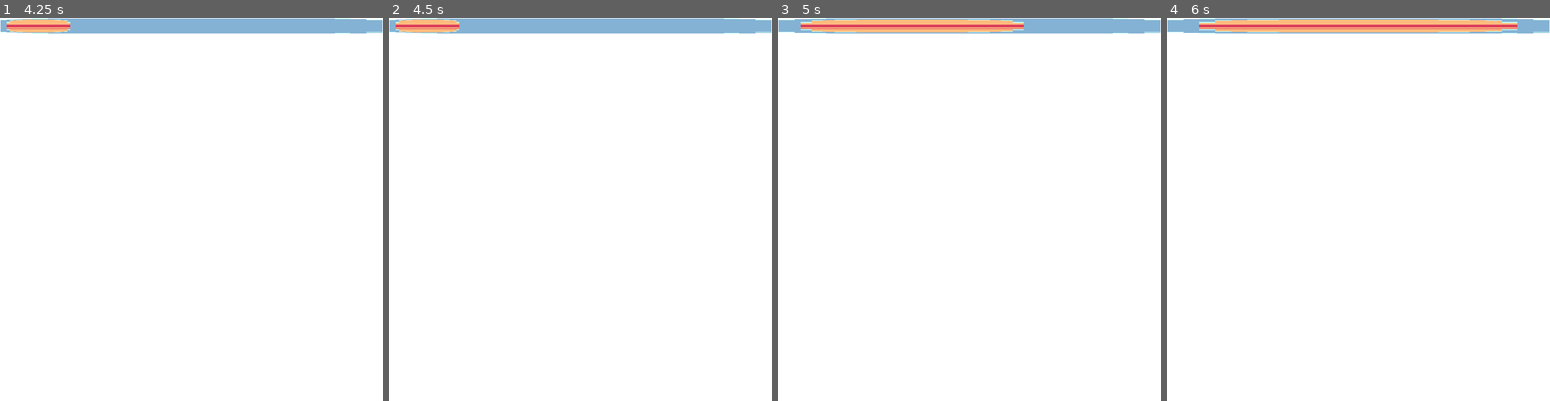
Above: before the commit, frames 1-4 (left to right).
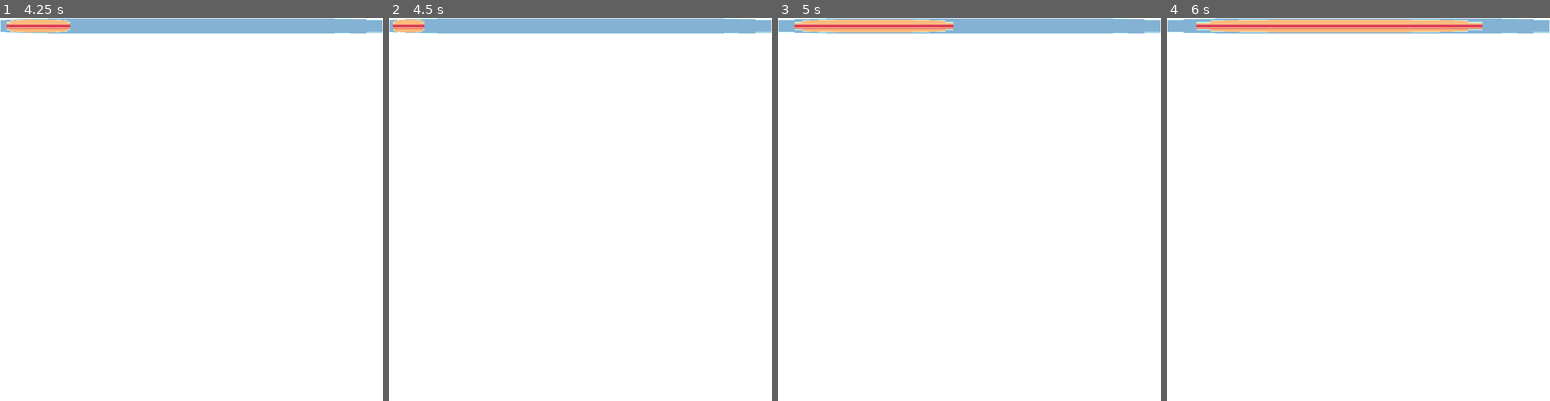
Above: after the commit, the same moments.

Repository: vitor9090/The-cube
Game: Godot game, scene res://scenes/sc_main.tscn
The game is run twice, just before and just after one commit, with the same random seed, the same clock (stepped at 60 frames per second) and the same inputs.
Inputs (mouse positions are in pixels of both pictures, inside the frame that each line leads up to):
- Up to frame 1 (4.25 s): tap Enter at 0.5, 2 s; move the mouse to (210, 209) at 0.52 s; hold Right (player_move_right) 0.53-1.28 s; hold Z (player_action_shoot) 0.53-1.28 s; tap Space (player_action_jump) at 0.77, 1.25, 1.52, 2.75, 3.02, 3.77 s; move the mouse to (172, 209) at 1.27 s; hold Down (player_move_backwards) 1.28-2.03 s; tap Ctrl (player_action_crouch) at 1.35 s; tap Z (player_action_shoot) at 1.55, 3.05, 3.8 s; move the mouse to (199, 201) at 2.02 s; hold Z (player_action_shoot) 2.03-2.78 s; hold Right (player_move_right) 2.03-3.53 s; move the mouse to (187, 217) at 2.77 s; tap Up (player_move_foward) at 2.85 s; move the mouse to (222, 213) at 3.52 s; hold Left (player_move_left) from 3.53 s (still down); hold E from 3.53 s (still down)
- Up to frame 2 (4.5 s): keep holding Left (player_move_left); move the mouse to (549, 205) at 4.27 s; release E at 4.28 s; tap B at 4.35 s
- Up to frame 3 (5 s): keep holding Left (player_move_left); tap Space (player_action_jump) at 4.52 s; tap Z (player_action_shoot) at 4.55 s
- Up to frame 4 (6 s): move the mouse to (1362, 209) at 5.02 s; release Left (player_move_left) at 5.03 s; hold Down (player_move_backwards) 5.03-5.78 s; hold R 5.03-5.78 s; tap Z (player_action_shoot) at 5.3 s; move the mouse to (1343, 201) at 5.77 s; hold Right (player_move_right) from 5.78 s (still down); tap L at 5.85 s

Frame 1 is identical in both runs. In frame 2, 0.3% of the frame differs, in the area x 1-19%, y 0-4%; in frame 3, 0.7%, in the area x 4-65%, y 0-4%; in frame 4, 0.4%.

Commit message:
many changes

Diff:
--- a/project.godot
+++ b/project.godot
@@ -60,21 +60,25 @@
 player_move_foward={
 "deadzone": 0.5,
 "events": [Object(InputEventKey,"resource_local_to_scene":false,"resource_name":"","device":0,"window_id":0,"alt_pressed":false,"shift_pressed":false,"ctrl_pressed":false,"meta_pressed":false,"pressed":false,"keycode":4194320,"physical_keycode":0,"unicode":0,"echo":false,"script":null)
+, Object(InputEventJoypadMotion,"resource_local_to_scene":false,"resource_name":"","device":-1,"axis":1,"axis_value":-1.0,"script":null)
 ]
 }
 player_move_backwards={
 "deadzone": 0.5,
 "events": [Object(InputEventKey,"resource_local_to_scene":false,"resource_name":"","device":0,"window_id":0,"alt_pressed":false,"shift_pressed":false,"ctrl_pressed":false,"meta_pressed":false,"pressed":false,"keycode":4194322,"physical_keycode":0,"unicode":0,"echo":false,"script":null)
+, Object(InputEventJoypadMotion,"resource_local_to_scene":false,"resource_name":"","device":-1,"axis":1,"axis_value":1.0,"script":null)
 ]
 }
 player_move_right={
 "deadzone": 0.5,
 "events": [Object(InputEventKey,"resource_local_to_scene":false,"resource_name":"","device":0,"window_id":0,"alt_pressed":false,"shift_pressed":false,"ctrl_pressed":false,"meta_pressed":false,"pressed":false,"keycode":0,"physical_keycode":4194321,"unicode":0,"echo":false,"script":null)
+, Object(InputEventJoypadMotion,"resource_local_to_scene":false,"resource_name":"","device":-1,"axis":0,"axis_value":1.0,"script":null)
 ]
 }
 player_move_left={
 "deadzone": 0.5,
 "events": [Object(InputEventKey,"resource_local_to_scene":false,"resource_name":"","device":0,"window_id":0,"alt_pressed":false,"shift_pressed":false,"ctrl_pressed":false,"meta_pressed":false,"pressed":false,"keycode":0,"physical_keycode":4194319,"unicode":0,"echo":false,"script":null)
+, Object(InputEventJoypadMotion,"resource_local_to_scene":false,"resource_name":"","device":-1,"axis":0,"axis_value":-1.0,"script":null)
 ]
 }
 player_action_jump={
@@ -105,8 +109,19 @@
 player_action_shoot={
 "deadzone": 0.5,
 "events": [Object(InputEventKey,"resource_local_to_scene":false,"resource_name":"","device":0,"window_id":0,"alt_pressed":false,"shift_pressed":false,"ctrl_pressed":false,"meta_pressed":false,"pressed":false,"keycode":0,"physical_keycode":90,"unicode":0,"echo":false,"script":null)
+, Object(InputEventJoypadButton,"resource_local_to_scene":false,"resource_name":"","device":-1,"button_index":0,"pressure":0.0,"pressed":false,"script":null)
 ]
 }
+
+[layer_names]
+
+3d_physics/layer_1="Player"
+3d_physics/layer_2="Boss"
+3d_physics/layer_3="Bullets_Enemy"
+3d_physics/layer_4="Bullets_Friendly"
+3d_physics/layer_5="Misc"
+3d_physics/layer_6="Missiles"
+3d_physics/layer_7="Tr"
 
 [rendering]
 
--- a/scenes/nodes/Particles/sc_ExplosionLine.tscn
+++ b/scenes/nodes/Particles/sc_ExplosionLine.tscn
@@ -7,6 +7,7 @@
 transparency = 1
 shading_mode = 0
 albedo_texture = ExtResource("1_buv57")
+texture_filter = 0
 billboard_mode = 3
 particles_anim_h_frames = 1
 particles_anim_v_frames = 1
@@ -17,7 +18,7 @@
 orientation = 2
 
 [sub_resource type="Curve" id="Curve_in8uo"]
-_data = [Vector2(0, 0), 0.0, 29.6376, 0, 0, Vector2(0.127787, 0), -45.7831, 0.0, 0, 0]
+_data = [Vector2(0, 0.0236214), 0.0, 110.945, 0, 0, Vector2(0.0677528, 0), -51.414, 0.0, 0, 0]
 point_count = 2
 
 [node name="ExplosionLine" type="CPUParticles3D"]
@@ -31,6 +32,6 @@
 emission_points = PackedVector3Array(0, 0, 0, -0.5, 0, 0, -1, 0, 0, -1.5, 0, 0, -2, 0, 0, -2.5, 0, 0, -3, 0, 0, -3.5, 0, 0, -4, 0, 0, -4.5, 0, 0, -5, 0, 0)
 gravity = Vector3(0, 0, 0)
 angle_max = 180.0
-scale_amount_min = 0.5
-scale_amount_max = 0.5
+scale_amount_min = 0.4
+scale_amount_max = 0.7
 scale_amount_curve = SubResource("Curve_in8uo")
--- a/scenes/nodes/Particles/sc_ExplosionParticles.tscn
+++ b/scenes/nodes/Particles/sc_ExplosionParticles.tscn
@@ -3,12 +3,13 @@
 [ext_resource type="Texture2D" uid="uid://cy6b64h1f5bsg" path="res://data/sprites/sp_explosion.png" id="1_xw4nn"]
 
 [sub_resource type="StandardMaterial3D" id="StandardMaterial3D_d1wki"]
-render_priority = 9
+render_priority = 11
 transparency = 1
 depth_draw_mode = 1
 no_depth_test = true
 shading_mode = 0
 albedo_texture = ExtResource("1_xw4nn")
+texture_filter = 0
 billboard_mode = 3
 particles_anim_h_frames = 1
 particles_anim_v_frames = 1
@@ -32,4 +33,6 @@
 emission_sphere_radius = 1.0
 gravity = Vector3(0, 0, 0)
 angle_max = 180.0
+scale_amount_min = 0.5
+scale_amount_max = 0.7
 scale_amount_curve = SubResource("Curve_yb4b3")
--- a/scenes/nodes/Particles/sc_Smoke.tscn
+++ b/scenes/nodes/Particles/sc_Smoke.tscn
@@ -25,7 +25,7 @@
 
 [node name="Smoke" type="CPUParticles3D"]
 emitting = false
-amount = 4
+amount = 1
 one_shot = true
 explosiveness = 1.0
 mesh = SubResource("PlaneMesh_rcj6t")
--- /dev/null
+++ b/scenes/nodes/Sounds/sc_Explosion.tscn
@@ -0,0 +1,7 @@
+[gd_scene load_steps=2 format=3 uid="uid://clvl7q1jhar0i"]
+
+[ext_resource type="AudioStream" uid="uid://k0ktpqmays8b" path="res://data/sounds/explosion_hit_01.wav" id="1_uao10"]
+
+[node name="ExplosionSFX" type="AudioStreamPlayer"]
+stream = ExtResource("1_uao10")
+pitch_scale = 0.8
--- a/scenes/nodes/sc_Bullet.tscn
+++ b/scenes/nodes/sc_Bullet.tscn
@@ -47,5 +47,7 @@
 scale_amount_curve = SubResource("Curve_fxqu6")
 
 [node name="DamageBox" parent="." instance=ExtResource("4_ml3eb")]
+collision_layer = 8
+collision_mask = 34
 damage = 2
 destroy_after_damage = false
--- a/scenes/nodes/sc_DarkMatter.tscn
+++ b/scenes/nodes/sc_DarkMatter.tscn
@@ -86,6 +86,7 @@
 scale_amount_curve = SubResource("Curve_leaxu")
 
 [node name="HurtBox" type="Area3D" parent="."]
+collision_layer = 2
 script = ExtResource("3_drwmo")
 max_damage_taken = 500
 
--- a/scenes/nodes/sc_EnemyBullet.tscn
+++ b/scenes/nodes/sc_EnemyBullet.tscn
@@ -56,8 +56,7 @@
 scale_amount_curve = SubResource("Curve_txw70")
 
 [node name="DamageBox" type="Area3D" parent="."]
-collision_layer = 2
-collision_mask = 2
+collision_layer = 4
 script = ExtResource("3_qxl6d")
 destroy_after_damage = true
 
--- /dev/null
+++ b/scenes/nodes/sc_FixKit.tscn
@@ -0,0 +1,64 @@
+[gd_scene load_steps=10 format=3 uid="uid://cv3cbapbfnn58"]
+
+[ext_resource type="Texture2D" uid="uid://ddk3n6xrvjh81" path="res://data/sprites/sp_fix_kit.png" id="1_yhsgn"]
+[ext_resource type="Script" path="res://src/CollisionBoxes/DamageBox/gd_Area3D_main.gd" id="2_3o3pd"]
+[ext_resource type="Script" path="res://src/FixKit/gd_FixKit_move.gd" id="2_p7lki"]
+[ext_resource type="Texture2D" uid="uid://v1w01hm5yokw" path="res://data/sprites/sp_shine.png" id="4_kyqg6"]
+
+[sub_resource type="BoxShape3D" id="BoxShape3D_5w2de"]
+
+[sub_resource type="StandardMaterial3D" id="StandardMaterial3D_w4i3l"]
+render_priority = 12
+transparency = 1
+shading_mode = 0
+disable_ambient_light = true
+albedo_texture = ExtResource("4_kyqg6")
+texture_filter = 0
+billboard_mode = 3
+particles_anim_h_frames = 1
+particles_anim_v_frames = 1
+particles_anim_loop = false
+
+[sub_resource type="PlaneMesh" id="PlaneMesh_p43bs"]
+material = SubResource("StandardMaterial3D_w4i3l")
+orientation = 2
+
+[sub_resource type="Curve" id="Curve_3mkq7"]
+min_value = -360.0
+max_value = 360.0
+_data = [Vector2(0, 360), 0.0, 0.0, 0, 0, Vector2(1, -360), -1599.97, 0.0, 0, 0]
+point_count = 2
+
+[sub_resource type="Curve" id="Curve_u1mc1"]
+_data = [Vector2(0, 0), 0.0, 9.80359, 0, 0, Vector2(0.337907, 1), 0.0, 0.0, 0, 0, Vector2(1, 0), 0.0, 0.0, 0, 0]
+point_count = 3
+
+[node name="FixKit" type="Sprite3D"]
+pixel_size = 0.05
+billboard = 1
+double_sided = false
+texture_filter = 0
+render_priority = 13
+texture = ExtResource("1_yhsgn")
+script = ExtResource("2_p7lki")
+
+[node name="DamageBox" type="Area3D" parent="."]
+collision_layer = 16
+script = ExtResource("2_3o3pd")
+damage = -5
+destroy_after_damage = true
+
+[node name="CollisionShape3D" type="CollisionShape3D" parent="DamageBox"]
+shape = SubResource("BoxShape3D_5w2de")
+
+[node name="CPUParticles3D" type="CPUParticles3D" parent="."]
+amount = 1
+local_coords = true
+mesh = SubResource("PlaneMesh_p43bs")
+gravity = Vector3(0, 0, 0)
+angle_min = -0.2
+angle_max = 0.1
+angle_curve = SubResource("Curve_3mkq7")
+scale_amount_min = 0.3
+scale_amount_max = 0.6
+scale_amount_curve = SubResource("Curve_u1mc1")
--- a/scenes/nodes/sc_Missile.tscn
+++ b/scenes/nodes/sc_Missile.tscn
@@ -1,15 +1,79 @@
-[gd_scene load_steps=7 format=3 uid="uid://dyuns0i8t8jp2"]
+[gd_scene load_steps=11 format=3 uid="uid://dyuns0i8t8jp2"]
 
 [ext_resource type="ArrayMesh" uid="uid://dgvoq43m80phb" path="res://data/objects/missile.obj" id="1_hclsh"]
 [ext_resource type="Script" path="res://src/Boss/gd_Missile_main.gd" id="2_v05we"]
 [ext_resource type="Script" path="res://src/CollisionBoxes/HurtBox/gd_HurtBox_main.gd" id="3_2gott"]
 [ext_resource type="Script" path="res://src/CollisionBoxes/DamageBox/gd_Area3D_main.gd" id="4_6rtgq"]
+[ext_resource type="Texture2D" uid="uid://dca2eigjcb8a7" path="res://data/sprites/sp_thruster.png" id="5_c48h5"]
 
 [sub_resource type="StandardMaterial3D" id="StandardMaterial3D_ailo8"]
 shading_mode = 0
 
 [sub_resource type="BoxShape3D" id="BoxShape3D_ewio7"]
 size = Vector3(8, 2, 2)
+
+[sub_resource type="Animation" id="Animation_sqe7a"]
+length = 0.001
+tracks/0/type = "value"
+tracks/0/imported = false
+tracks/0/enabled = true
+tracks/0/path = NodePath("Player/Thruster/Sprite3D:frame")
+tracks/0/interp = 1
+tracks/0/loop_wrap = true
+tracks/0/keys = {
+"times": PackedFloat32Array(0),
+"transitions": PackedFloat32Array(1),
+"update": 1,
+"values": [0]
+}
+tracks/1/type = "value"
+tracks/1/imported = false
+tracks/1/enabled = true
+tracks/1/path = NodePath("Player/Thruster/Sprite3D2:frame")
+tracks/1/interp = 1
+tracks/1/loop_wrap = true
+tracks/1/keys = {
+"times": PackedFloat32Array(0),
+"transitions": PackedFloat32Array(1),
+"update": 1,
+"values": [0]
+}
+
+[sub_resource type="Animation" id="Animation_q0mr0"]
+resource_name = "anim_thruster"
+length = 0.15
+loop_mode = 1
+step = 0.05
+tracks/0/type = "value"
+tracks/0/imported = false
+tracks/0/enabled = true
+tracks/0/path = NodePath("Player/Thruster/Sprite3D:frame")
+tracks/0/interp = 0
+tracks/0/loop_wrap = true
+tracks/0/keys = {
+"times": PackedFloat32Array(0, 0.05),
+"transitions": PackedFloat32Array(1, 1),
+"update": 0,
+"values": [0, 1]
+}
+tracks/1/type = "value"
+tracks/1/imported = false
+tracks/1/enabled = true
+tracks/1/path = NodePath("Player/Thruster/Sprite3D2:frame")
+tracks/1/interp = 1
+tracks/1/loop_wrap = true
+tracks/1/keys = {
+"times": PackedFloat32Array(0, 0.05),
+"transitions": PackedFloat32Array(1, 1),
+"update": 1,
+"values": [0, 1]
+}
+
+[sub_resource type="AnimationLibrary" id="AnimationLibrary_k6snr"]
+_data = {
+"RESET": SubResource("Animation_sqe7a"),
+"anim_thruster": SubResource("Animation_q0mr0")
+}
 
 [node name="Missile" type="MeshInstance3D"]
 transform = Transform3D(0.1, 0, 0, 0, 0.1, 0, 0, 0, 0.1, 0, 0, 0)
@@ -18,6 +82,8 @@
 script = ExtResource("2_v05we")
 
 [node name="HurtBox" type="Area3D" parent="."]
+collision_layer = 32
+collision_mask = 8
 script = ExtResource("3_2gott")
 max_damage_taken = 9999
 
@@ -26,13 +92,34 @@
 
 [node name="RayCast3D" type="RayCast3D" parent="."]
 target_position = Vector3(-100, 0, 0)
+collision_mask = 4
 
 [node name="DamageBox" type="Area3D" parent="."]
-collision_layer = 2
-collision_mask = 2
+collision_layer = 4
 script = ExtResource("4_6rtgq")
 damage = 5
 destroy_after_damage = true
 
 [node name="CollisionShape3D" type="CollisionShape3D" parent="DamageBox"]
 shape = SubResource("BoxShape3D_ewio7")
+
+[node name="Thruster" type="Node3D" parent="."]
+transform = Transform3D(2, 0, 0, 0, 2, 0, 0, 0, 2, -4.99812, 0, 0)
+
+[node name="Sprite3D" type="Sprite3D" parent="Thruster"]
+transform = Transform3D(-4.37114e-08, 0, 1, 0, 1, 0, -1, 0, -4.37114e-08, 0.00235456, 0, 9.06765e-05)
+pixel_size = 0.0004
+axis = 1
+no_depth_test = true
+texture_filter = 0
+render_priority = 1
+texture = ExtResource("5_c48h5")
+hframes = 2
+
+[node name="AnimationPlayer" type="AnimationPlayer" parent="Thruster"]
+root_node = NodePath("../../..")
+autoplay = "anim_thruster"
+method_call_mode = 1
+libraries = {
+"": SubResource("AnimationLibrary_k6snr")
+}
--- a/scenes/nodes/sc_Shiptscn.tscn
+++ b/scenes/nodes/sc_Shiptscn.tscn
@@ -7,10 +7,11 @@
 [ext_resource type="AudioStream" uid="uid://bjaqpobkerluf" path="res://data/sounds/Single_shot.wav" id="5_6sqap"]
 [ext_resource type="PackedScene" uid="uid://dx3vodsk81l8s" path="res://scenes/nodes/Particles/sc_WaterSplash.tscn" id="6_07k3h"]
 [ext_resource type="Texture2D" uid="uid://tjebihvs7eum" path="res://data/sprites/sp_water_splash_center.png" id="7_ir7x6"]
+[ext_resource type="PackedScene" uid="uid://clvl7q1jhar0i" path="res://scenes/nodes/Sounds/sc_Explosion.tscn" id="8_44bby"]
 
 [sub_resource type="StandardMaterial3D" id="StandardMaterial3D_ej1nf"]
 shading_mode = 0
-albedo_color = Color(0.866667, 0.741176, 0, 1)
+albedo_color = Color(0.992157, 1, 0.952941, 1)
 
 [sub_resource type="Animation" id="Animation_sqe7a"]
 length = 0.001
@@ -75,6 +76,9 @@
 "anim_thruster": SubResource("Animation_q0mr0")
 }
 
+[sub_resource type="BoxShape3D" id="BoxShape3D_ktw8n"]
+size = Vector3(0.00525773, 0.00295488, 0.00332189)
+
 [sub_resource type="BoxShape3D" id="BoxShape3D_74tun"]
 size = Vector3(0.007, 0.002, 0.002)
 
@@ -133,8 +137,18 @@
 "": SubResource("AnimationLibrary_k6snr")
 }
 
+[node name="HurtBox" type="Area3D" parent="Thruster"]
+transform = Transform3D(0.5, 0, 0, 0, 0.5, 0, 0, 0, 0.5, 0.000542772, 0, 0)
+collision_mask = 4
+script = ExtResource("4_dbw81")
+max_damage_taken = 999999999999999
+
+[node name="CollisionShape3D" type="CollisionShape3D" parent="Thruster/HurtBox"]
+transform = Transform3D(2, 0, 0, 0, 2, 0, 0, 0, 2, 0.00410408, 0, 0)
+shape = SubResource("BoxShape3D_ktw8n")
+
 [node name="HurtBox" type="Area3D" parent="."]
-collision_layer = 2
+collision_mask = 22
 script = ExtResource("4_dbw81")
 
 [node name="CollisionShape3D" type="CollisionShape3D" parent="HurtBox"]
@@ -162,3 +176,5 @@
 scale_amount_min = 0.5
 scale_amount_max = 0.5
 scale_amount_curve = SubResource("Curve_a0lx2")
+
+[node name="ExplosionSFX" parent="." instance=ExtResource("8_44bby")]
--- a/scenes/sc_main.tscn
+++ b/scenes/sc_main.tscn
@@ -7,8 +7,6 @@
 [ext_resource type="PackedScene" uid="uid://daaogs54i4bon" path="res://scenes/nodes/sc_Bullet.tscn" id="7_h45uy"]
 [ext_resource type="PackedScene" uid="uid://bqui3mr5y882n" path="res://scenes/nodes/Particles/sc_Hit.tscn" id="8_qio5g"]
 [ext_resource type="PackedScene" uid="uid://ba7anl3y44isj" path="res://scenes/nodes/sc_Boss.tscn" id="8_t1qob"]
-[ext_resource type="PackedScene" uid="uid://bi4eyfmeqdn8s" path="res://scenes/nodes/Particles/sc_Smoke.tscn" id="9_5duon"]
-[ext_resource type="PackedScene" uid="uid://6kc7mxeldb7w" path="res://scenes/nodes/Particles/sc_ExplosionParticles.tscn" id="11_7j30p"]
 
 [sub_resource type="PlaneMesh" id="PlaneMesh_uwl6w"]
 
@@ -56,9 +54,6 @@
 
 [node name="Bullet" parent="." instance=ExtResource("7_h45uy")]
 
-[node name="ExplosionParticles" parent="." instance=ExtResource("11_7j30p")]
-transform = Transform3D(1, 0, 0, 0, 1, 0, 0, 0, 1, 1.5, 16, 0)
-
 [node name="Hit" parent="." instance=ExtResource("8_qio5g")]
 transform = Transform3D(1, 0, 0, 0, 1, 0, 0, 0, 1, -4, 16.5, -1)
 
@@ -71,6 +66,3 @@
 [node name="Camera3D" parent="." instance=ExtResource("2_ywwcn")]
 transform = Transform3D(-7.45058e-08, -0.866025, 0.5, -1.29048e-07, 0.5, 0.866025, -1, 9.9476e-14, -1.49011e-07, 1, 20, 0)
 current = true
-
-[node name="Smoke" parent="." instance=ExtResource("9_5duon")]
-transform = Transform3D(1, 0, 0, 0, 1, 0, 0, 0, 1, -4.5, 16, 1)
--- a/src/Boss/DarkMatter/gd_DarkMatter_main.gd
+++ b/src/Boss/DarkMatter/gd_DarkMatter_main.gd
@@ -2,6 +2,7 @@
 
 var timer = 0
 var timer_max = 0.2
+var kit_spawned:bool = false
 
 @export var attack_order:Array[Dictionary] = [
 	{'attack': 'straight', 'time': 2, 'rate': 1},
@@ -64,6 +65,13 @@
 	$MainSprite.modulate = Color(0, 0, 0, 1)
 
 	if new_value >= 100:
+		if not kit_spawned:
+			var output = load("res://scenes/nodes/sc_FixKit.tscn").instantiate()
+			output.position = global_position
+			get_tree().get_current_scene().add_child(output)
+			print(true)
+			kit_spawned = true
+
 		$HurtBox.invincible = true
 		$MainSprite.modulate = Color(0.5, 0, 0, 1)
 
--- a/src/CollisionBoxes/HurtBox/gd_HurtBox_main.gd
+++ b/src/CollisionBoxes/HurtBox/gd_HurtBox_main.gd
@@ -15,6 +15,13 @@
 				var output = load("res://scenes/nodes/Particles/sc_ExplosionParticles.tscn").instantiate()
 				output.position = global_position
 				output.emitting = true
+
+				var sound = load("res://scenes/nodes/Sounds/sc_Explosion.tscn").instantiate()
+
 				get_tree().get_current_scene().add_child(output)
+				get_tree().get_current_scene().add_child(sound)
+
+				sound.play()
+
 				get_parent().queue_free()
 @export var max_damage_taken = 10
--- /dev/null
+++ b/src/FixKit/gd_FixKit_move.gd
@@ -0,0 +1,4 @@
+extends Sprite3D
+
+func _process(delta):
+	position.x += delta
--- a/src/Plane/gd_Player_main.gd
+++ b/src/Plane/gd_Player_main.gd
@@ -54,7 +54,7 @@
 	$Plane.rotation.x = lerp($Plane.rotation.z, -input_vector.x, 0.5)
 	$Thruster.rotation.y = lerp(rotation.z, -input_vector.x, 0.5)
 
-	$Thruster.scale = lerp($Thruster.scale, (start_scale + (Vector3.ONE * input_vector.y)) / 30, 0.1)
+	$Thruster.scale = lerp($Thruster.scale, (Vector3.ONE * 2 + (Vector3.ONE * input_vector.y) / 2), 0.1)
 
 	set_velocity(_velocity)
 	move_and_slide()
Not shown, added: data/sounds/explosion_hit_01.wav.import
Binary file changed: data/sprites/sp_bullet.png
Binary file changed: data/sprites/sp_circle_particle.png
Binary file changed: data/sprites/sp_enemy_bullet.png
Binary file changed: data/sprites/sp_explosion.png
Binary file added: data/sprites/sp_fix_kit.png
Not shown, added: data/sprites/sp_fix_kit.png.import
Binary file added: data/sprites/sp_shine.png
Not shown, added: data/sprites/sp_shine.png.import
Binary file changed: data/sprites/sp_thruster.png
Not shown: 1 places in scenes/nodes/sc_Shiptscn.tscn that only renumber resources
Not shown: 1 places in scenes/sc_main.tscn that only renumber resources
(and 1 more such lines)
